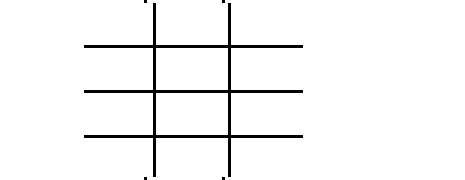
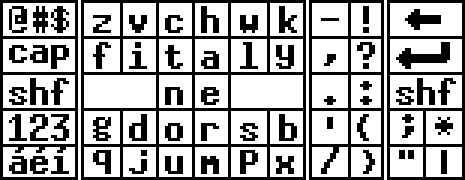
Comparing the layer stacks of the two 465×180 images. Changes:
hid "numbers", painted on it over (x1=84, y1=0, x2=303, y2=180)
showed "lowercase" over (x1=93, y1=6, x2=297, y2=174)
showed "sidebars" over (x1=9, y1=6, x2=456, y2=180)
showed "Background" over (x1=0, y1=0, x2=465, y2=180)
